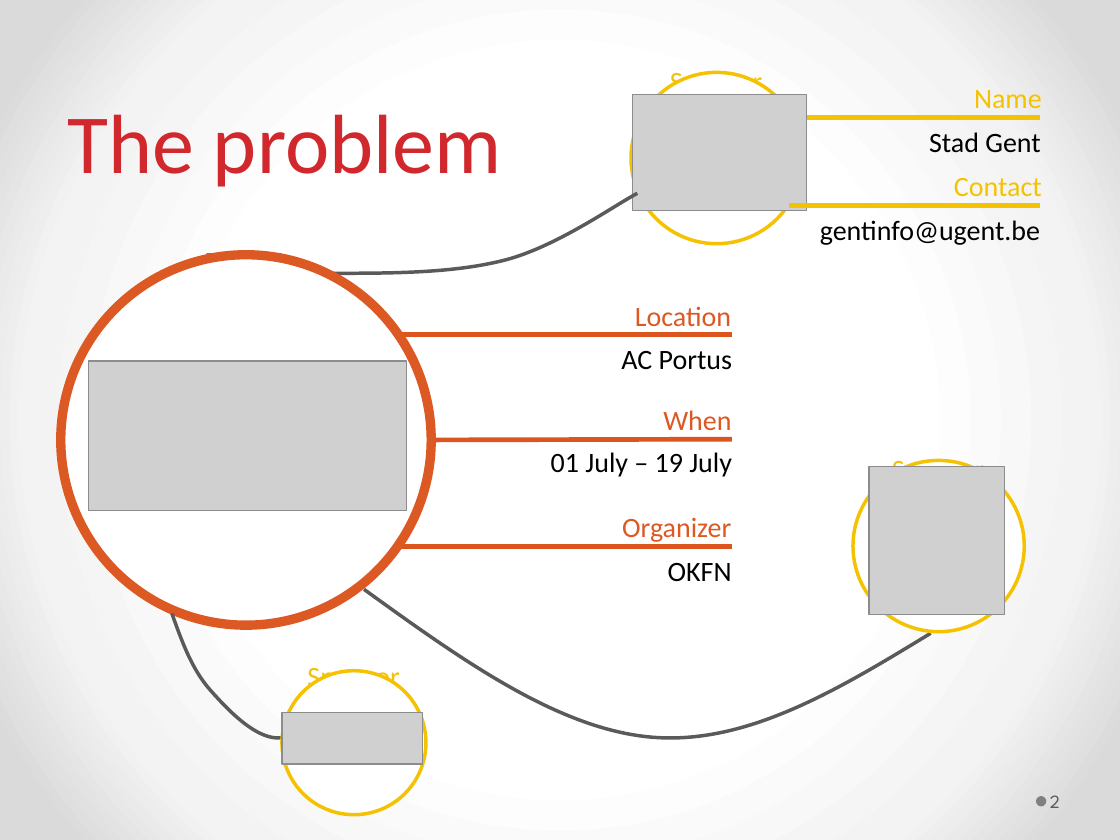
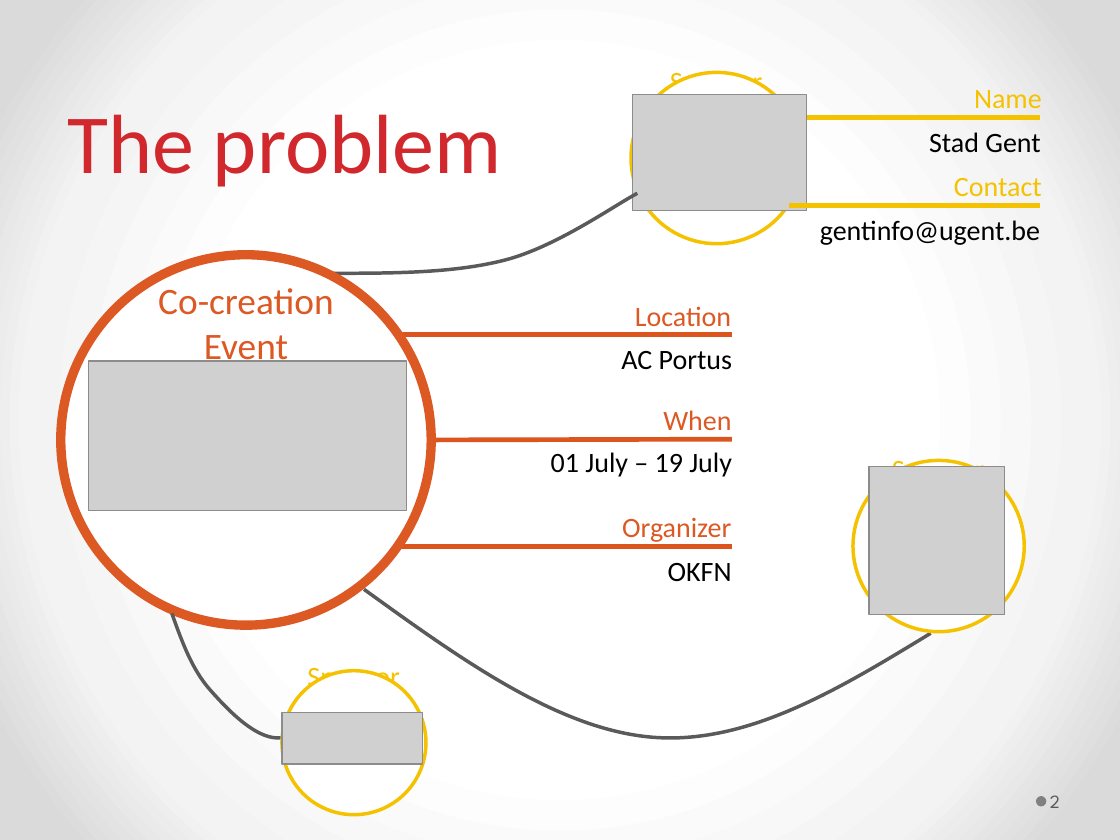
Before and after one commit to oSoc13/AppsForX, a slide deck: slide 2 of meta/apps4x.pptx. Drawn at 1120x840 pixels with LibreOffice and Linux fonts; fonts in the diff are those of the drawing; grey boxes stand for pictures. Boxes give left, top, right and bottom in pixels: in the first picture for what was removed or moved away, otherwise in the second. Text is boxed around its words. In the diff, an @@ line names an element or a change of style, - is before the commit and + after.

```diff
--- a/meta/apps4x.pptx
+++ b/meta/apps4x.pptx
@@ text at (158, 288, 333, 369): text changed @@
-Event
+Co-creation Event
```
Also in this commit, not shown: 4 other slides changed, 5 other files.
